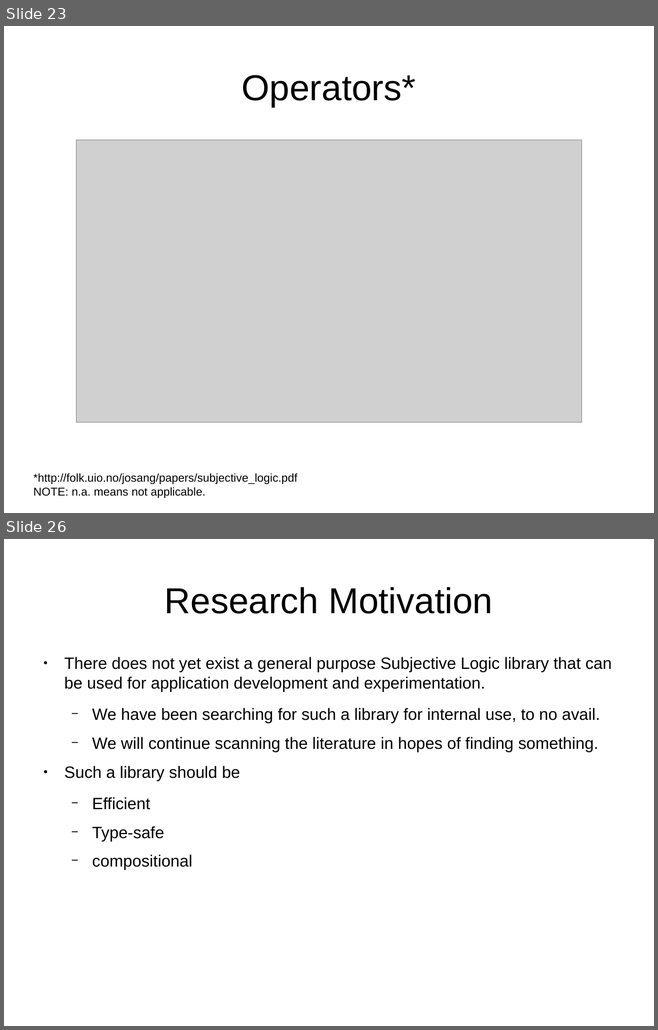
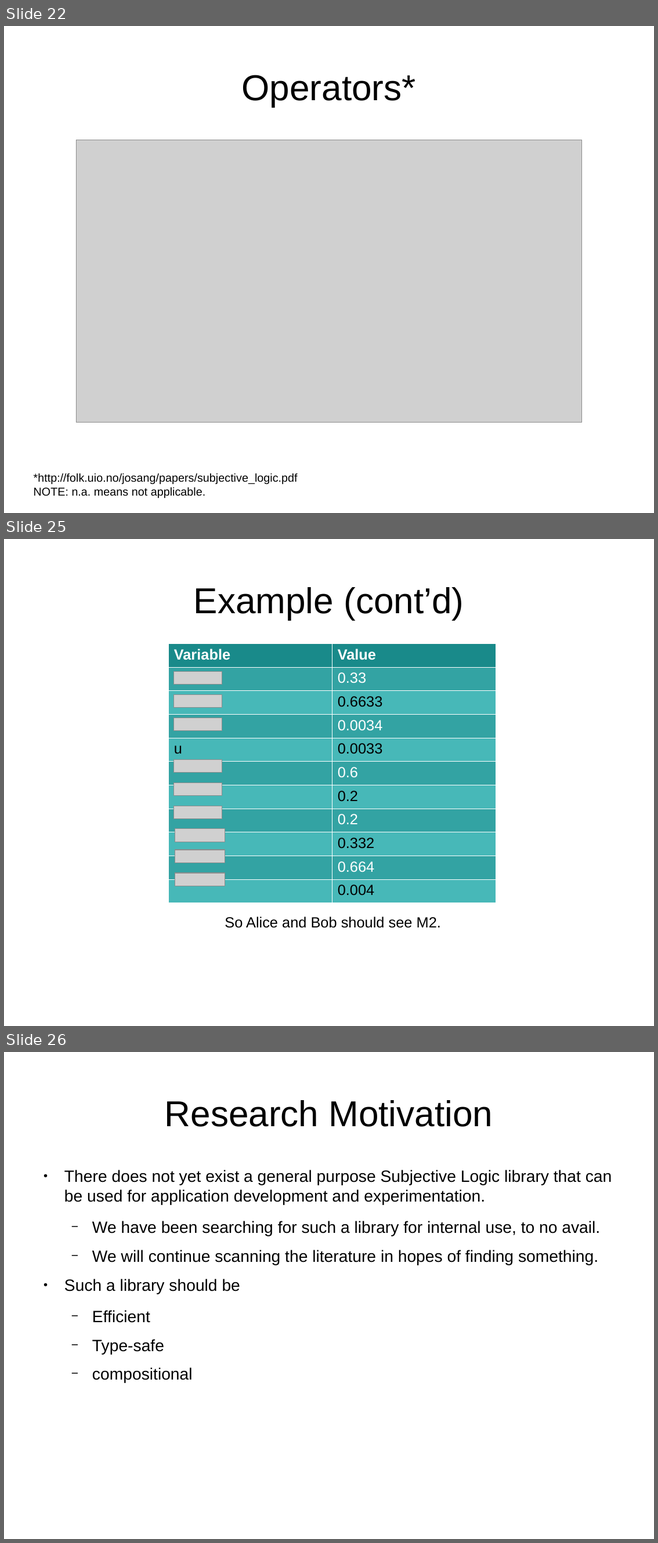
Before and after one commit to bstamour/SLHS, a slide deck: docs/proposal.odp. Shown one above the other, each under a label of ours: slides 23 and 26 before the commit, slides 22, 25 and 26 after it; the slides between them are not shown. The pictures are 658x1030 and 658x1543 pixels, drawn with LibreOffice and Linux fonts; fonts in the diff are those of the drawing; grey boxes stand for pictures. Boxes give left, top, right and bottom in pixels: in the first picture for what was removed or moved away, otherwise in the second. Text is boxed around its words. In the diff, an @@ line names an element or a change of style, - is before the commit and + after.

Commit message:
example

```diff
--- a/docs/proposal.odp
+++ b/docs/proposal.odp
@@ slide 25 added at [4,539,654,1026], background #FFFFFF @@
@@ title added at [194,587,463,620], 44 pt, text #000000 @@
+Example (cont’d)
@@ table added at [168,643,496,898], 11 rows, 2 columns @@
+Variable | Value
+ | 0.33
+ | 0.6633
+ | 0.0034
+u | 0.0033
+ | 0.6
+ | 0.2
+ | 0.2
+ | 0.332
+ | 0.664
+ | 0.004
@@ picture added at [174,672,222,685] @@
@@ picture added at [174,694,222,708] @@
@@ picture added at [174,718,222,731] @@
@@ picture added at [174,760,222,773] @@
@@ picture added at [174,783,222,796] @@
@@ picture added at [174,806,222,820] @@
@@ picture added at [175,829,225,842] @@
@@ picture added at [175,850,225,863] @@
@@ picture added at [175,873,225,886] @@
@@ text added at [224,917,441,928], 18 pt, text #000000 @@
+So Alice and Bob should see M2.
@@ what was slide 23 is now slide 22 @@
```
Also in this commit, not shown: 2 other slides added, 3 slides removed.
